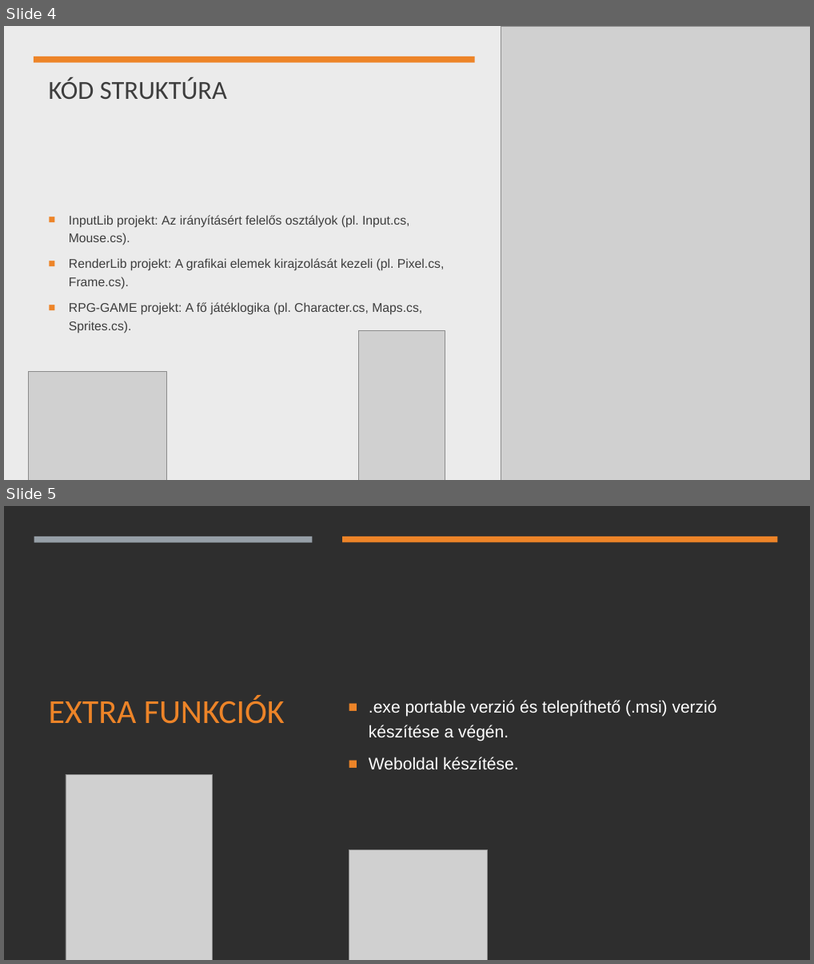
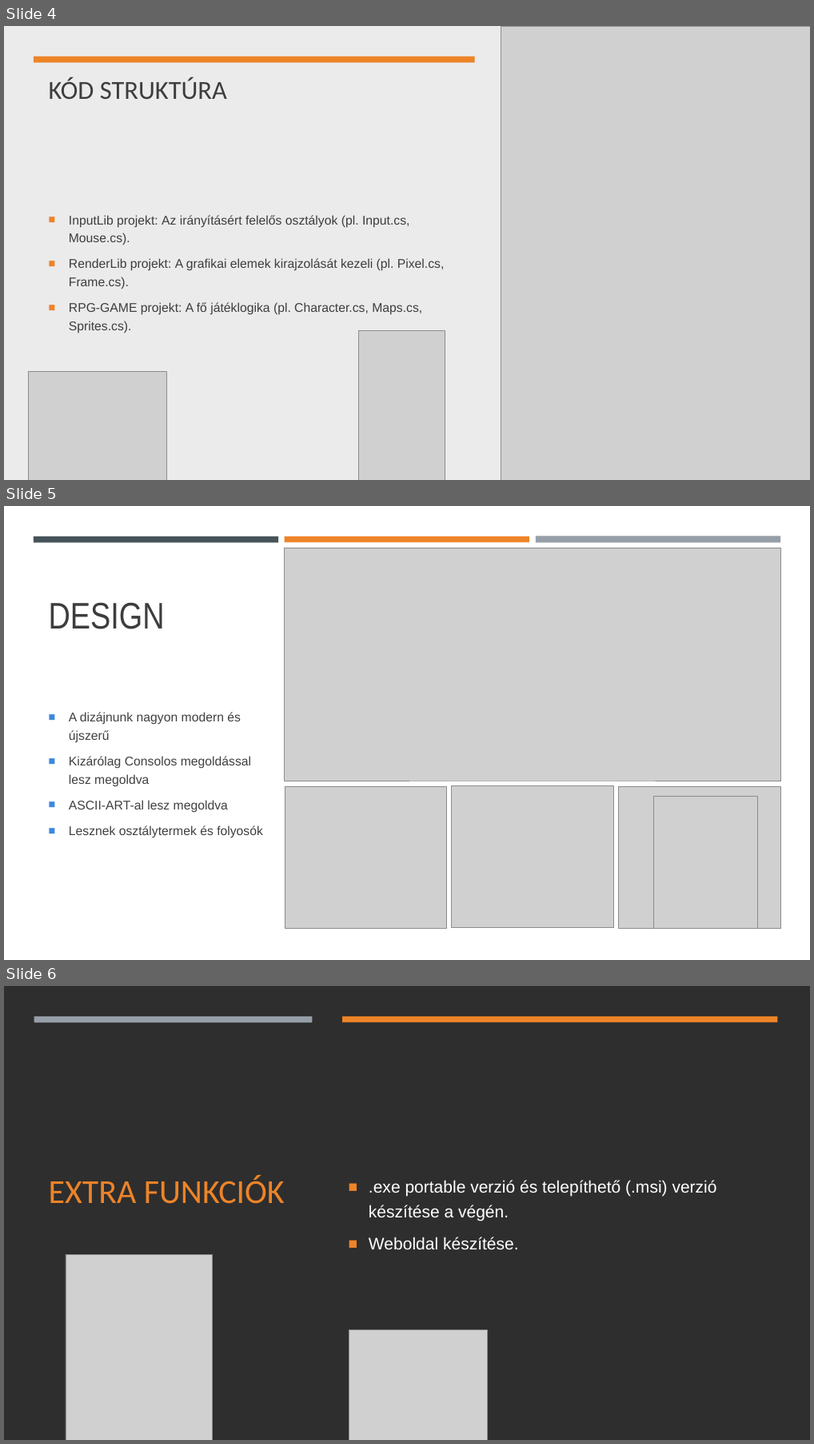
Before and after one commit to CsPS0/Neumann-Survival-Week, a slide deck: DOCS/Bemutato.pptx. Shown one above the other, each under a label of ours: slides 4 and 5 before the commit, slides 4, 5 and 6 after it. The pictures are 814x964 and 814x1444 pixels, drawn with LibreOffice and Linux fonts; fonts in the diff are those of the drawing; grey boxes stand for pictures; background and template pictures are left out. Boxes give left, top, right and bottom in pixels: in the first picture for what was removed or moved away, otherwise in the second. Text is boxed around its words. In the diff, an @@ line names an element or a change of style, - is before the commit and + after.

```diff
--- a/DOCS/Bemutato.pptx
+++ b/DOCS/Bemutato.pptx
@@ slide 5 added at <box>4,506,810,960</box>, background #FFFFFF @@
@@ rectangle added at <box>4,506,810,960</box>, fill #FFFFFF @@
@@ rectangle added at <box>34,536,278,542</box>, fill #465359 @@
@@ rectangle added at <box>285,536,530,542</box>, fill #ED8428 @@
@@ picture added at <box>285,548,782,780</box> @@
@@ rectangle added at <box>536,536,781,543</box>, fill #969FA7 @@
@@ title added at <box>49,602,165,629</box>, 44 pt, text #3D3D3D @@
+DESIGN
@@ text added at <box>69,712,263,838</box>, 15 pt, text #404040 @@
+■ A dizájnunk nagyon modern és újszerű
+■ Kizárólag Consolos megoldással lesz megoldva
+■ ASCII-ART-al lesz megoldva
+■ Lesznek osztálytermek és folyosók
@@ picture added at <box>285,786,446,928</box> @@
@@ picture added at <box>452,785,614,927</box> @@
@@ picture added at <box>619,786,781,928</box> @@
@@ picture added at <box>654,796,758,928</box> @@
@@ what was slide 5 is now slide 6 @@
```
Also in this commit, not shown: 1 slide changed, 1 slide removed, 2 other files.
